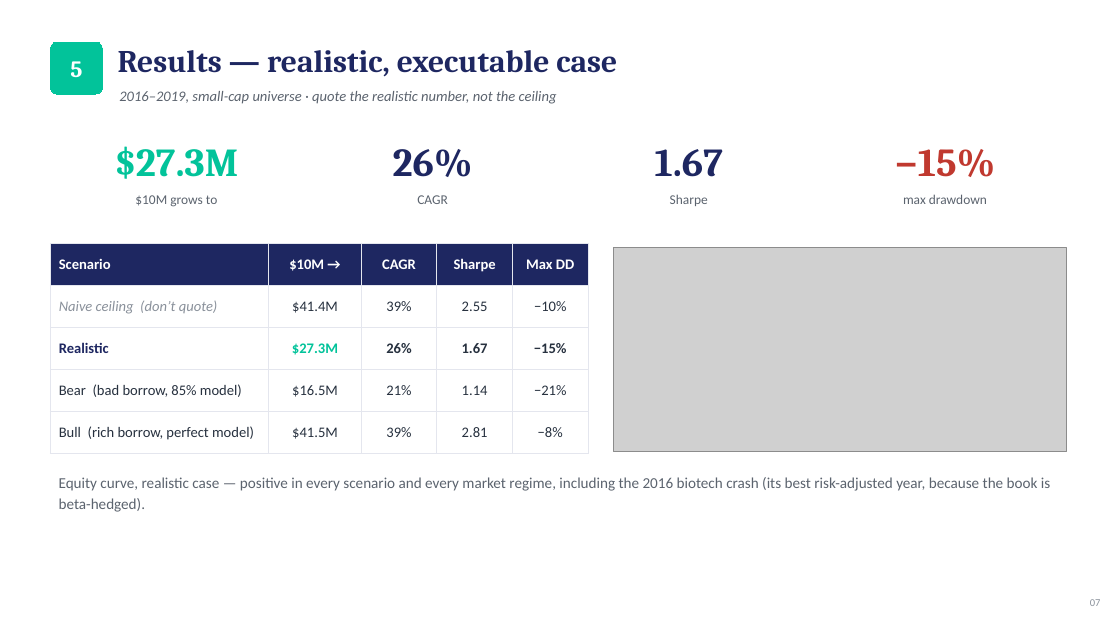
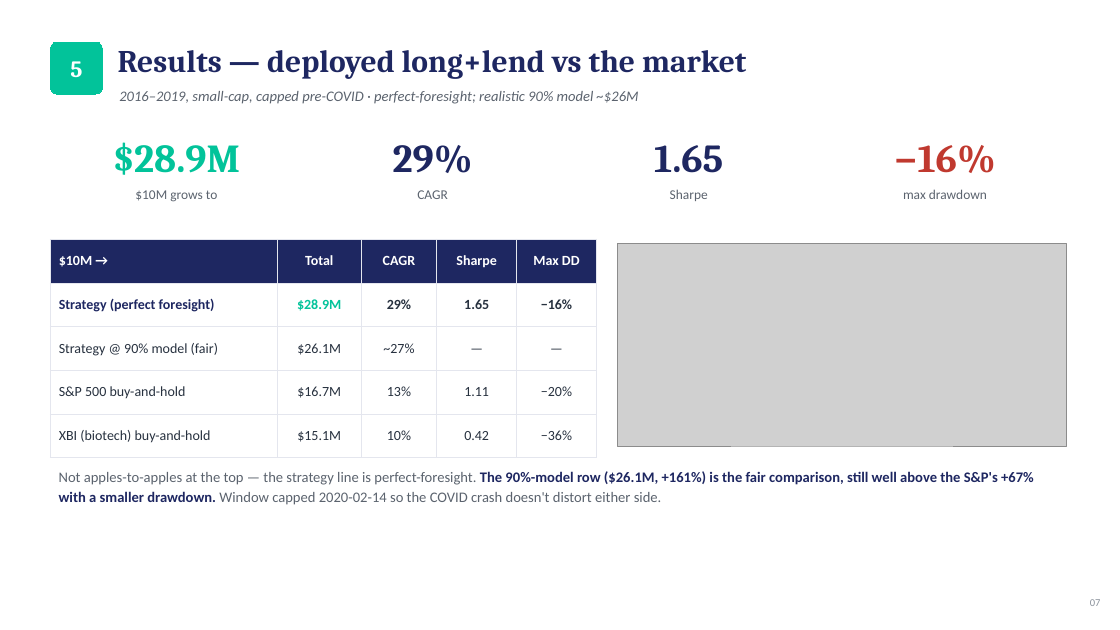
Before and after one commit to zenotheboi/hedgefund-analysis, a slide deck: slide 7 of reports/IC_Biotech_Catalyst_Strategy.pptx. Drawn at 1120x630 pixels with LibreOffice and Linux fonts; fonts in the diff are those of the drawing; grey boxes stand for pictures. Boxes give left, top, right and bottom in pixels: in the first picture for what was removed or moved away, otherwise in the second. Text is boxed around its words. In the diff, an @@ line names an element or a change of style, - is before the commit and + after.

```diff
--- a/reports/IC_Biotech_Catalyst_Strategy.pptx
+++ b/reports/IC_Biotech_Catalyst_Strategy.pptx
@@ text at box(118, 50, 746, 79): text changed @@
-Results — realistic, executable case
+Results — deployed long+lend vs the market
@@ text at box(119, 91, 639, 104): text changed @@
-2016–2019, small-cap universe · quote the realistic number, not the ceiling
+2016–2019, small-cap, capped pre-COVID · perfect-foresight; realistic 90% model ~$26M
@@ text at box(113, 142, 240, 175): text changed @@
-$27.3M
+$28.9M
@@ text at box(393, 145, 473, 173): text changed @@
-26%
+29%
@@ text at box(654, 145, 723, 173): text changed @@
-1.67
+1.65
@@ text at box(894, 145, 996, 173): text changed @@
-−15%
+−16%
@@ 4 texts: place and size @@
-4 texts at box(135, 194, 987, 207)
+4 texts at box(135, 189, 987, 202)
@@ table at box(50, 239, 597, 447) @@
-row 1, column 1: Scenario
+row 1, column 1: $10M →
-row 1, column 2: $10M →
+row 1, column 2: Total
-row 2: Naive ceiling (don’t quote) | $41.4M | 39% | 2.55 | −10%
+row 2: Strategy (perfect foresight) | $28.9M | 29% | 1.65 | −16%
-row 3: Realistic | $27.3M | 26% | 1.67 | −15%
+row 3: Strategy @ 90% model (fair) | $26.1M | ~27% | — | —
-row 4: Bear (bad borrow, 85% model) | $16.5M | 21% | 1.14 | −21%
+row 4: S&P 500 buy-and-hold | $16.7M | 13% | 1.11 | −20%
-row 5: Bull (rich borrow, perfect model) | $41.5M | 39% | 2.81 | −8%
+row 5: XBI (biotech) buy-and-hold | $15.1M | 10% | 0.42 | −36%
@@ size 12.5 to 12 pt in "CAGR", "Sharpe", "Max DD" @@
@@ table: place and size @@
-table at box(50, 244, 588, 444)
+table at box(50, 239, 597, 447)
@@ picture: place and size @@
-picture at box(613, 248, 1067, 452)
+picture at box(618, 244, 1067, 446)
@@ text at box(59, 471, 1034, 505): text changed; size 13 to 12.5 pt @@
-Equity curve, realistic case — positive in every scenario and every market regime, including the 2016 biotech crash (its best risk-adjusted year, because the book is beta-hedged).
+Not apples-to-apples at the top — the strategy line is perfect-foresight. The 90%-model row ($26.1M, +161%) is the fair comparison, still well above the S&P's +67% with a smaller drawdown. Window capped 2020-02-14 so the COVID crash doesn't distort either side.
```
Also in this commit, not shown: 6 other slides changed, 8 other files.
